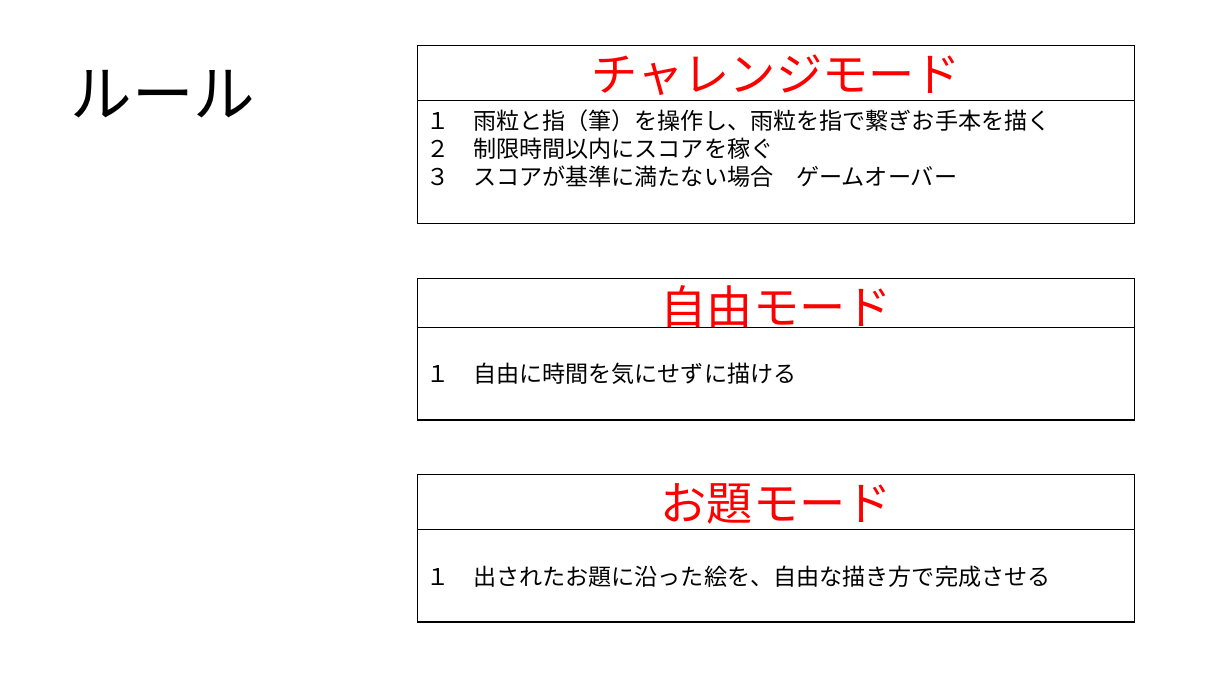
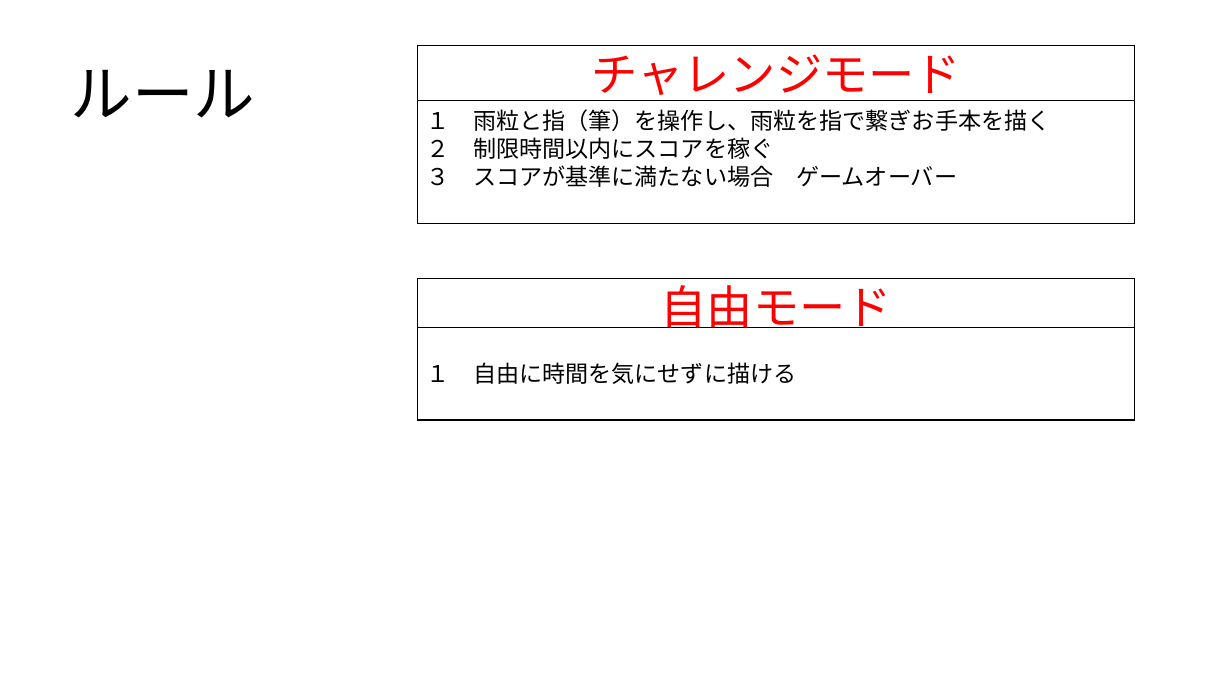
Before and after one commit to 2025Game/12Yamamoto, a slide deck: slide 3 of 3DLV3/Plam/ゲーム設計.pptx. Drawn at 1232x693 pixels with LibreOffice and Linux fonts; fonts in the diff are those of the drawing. Boxes give left, top, right and bottom in pixels: in the first picture for what was removed or moved away, otherwise in the second. Text is boxed around its words. In the diff, an @@ line names an element or a change of style, - is before the commit and + after.

```diff
--- a/3DLV3/Plam/ゲーム設計.pptx
+++ b/3DLV3/Plam/ゲーム設計.pptx
@@ rectangle removed at (418, 475, 1135, 530) @@
-お題モード
@@ rectangle removed at (418, 530, 1135, 622) @@
-１ 出されたお題に沿った絵を、自由な描き方で完成させる
```
Also in this commit, not shown: 2 slides added, 1 slide removed, 2 other files.
